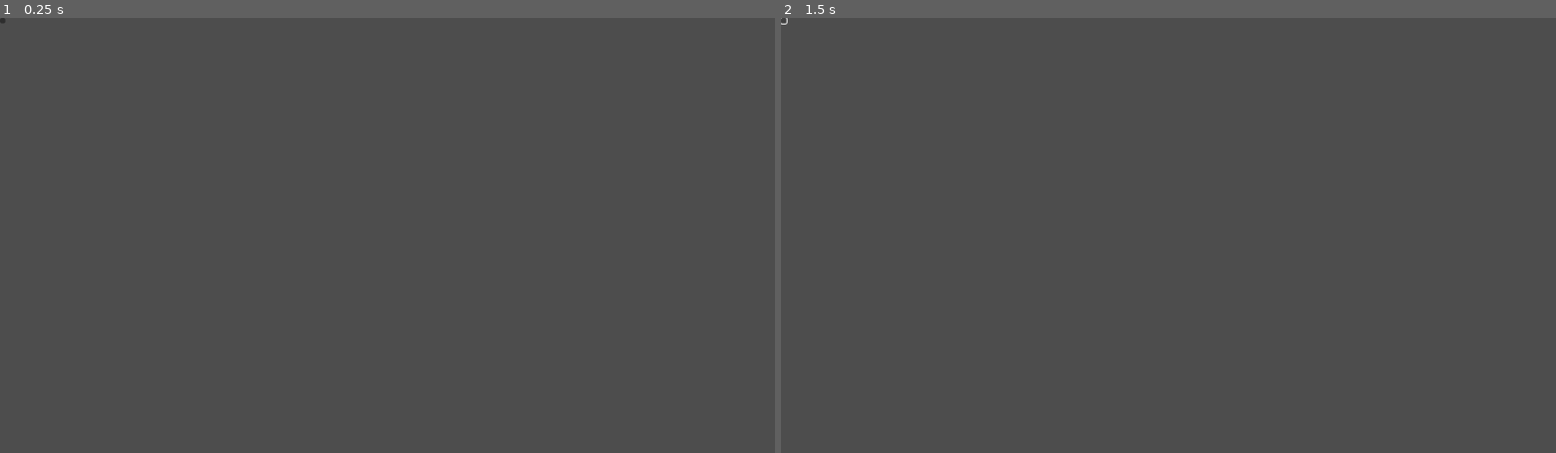
Above: before the commit, frames 1-2 (left to right).
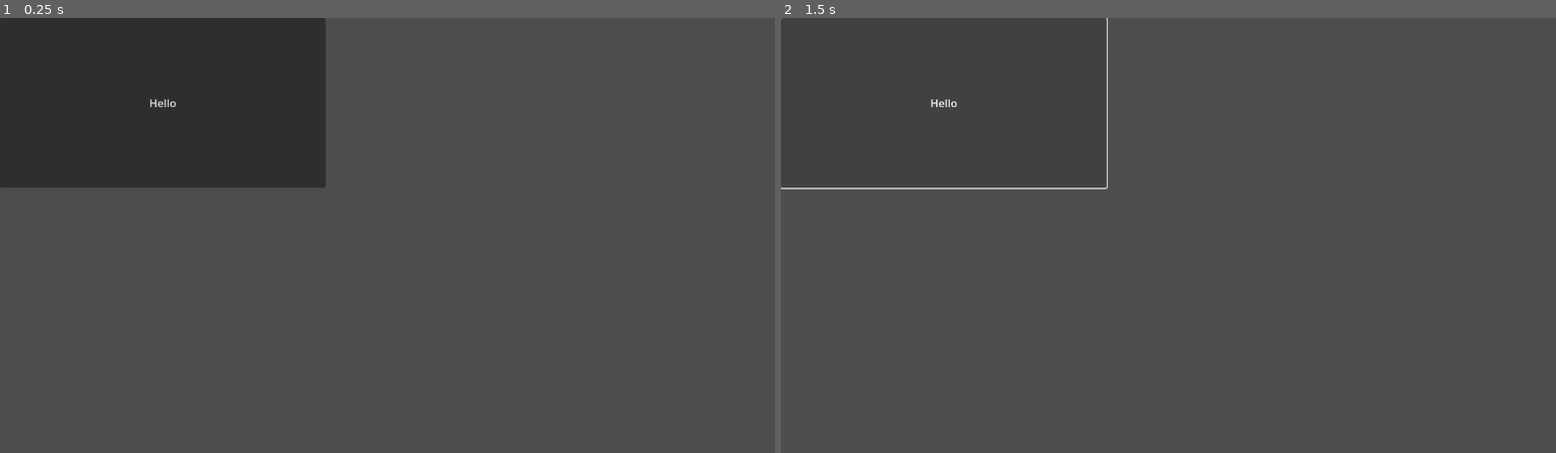
Above: after the commit, the same moments.

Repository: BoopEnthusiast/Reverie-Memory
Game: Godot game, scene res://Main.tscn
Same seed, same stepped clock (60 frames per second), same inputs: the game is played once before the commit and once after it. Before the commit the project has no main scene; this scene is started directly in both runs.
Inputs (mouse positions are in pixels of both pictures, inside the frame that each line leads up to; where the layout moved, square brackets give the same spot in the first picture):
- Up to frame 1 (0.25 s): no input
- Up to frame 2 (1.5 s): click (943, 105) [781, 22] at 0.5 s; click (943, 105) [781, 22] at 1.25 s

The runs differ from the first frame. In frame 1, 16% of the frame differs, in the area x 0-43%, y 0-39%; in frame 2, 0.3%.

Commit message:
Character select

Diff:
--- a/Main.tscn
+++ b/Main.tscn
@@ -10,5 +10,6 @@
 
 [node name="Button" type="Button" parent="."]
 layout_mode = 0
-offset_right = 8.0
-offset_bottom = 8.0
+offset_right = 484.0
+offset_bottom = 253.0
+text = "Hello"
--- /dev/null
+++ b/character_select.tscn
@@ -0,0 +1,48 @@
+[gd_scene load_steps=2 format=3 uid="uid://bmv7ye4alqwea"]
+
+[sub_resource type="GDScript" id="GDScript_xlq8j"]
+script/source = "extends Button
+
+var future_scene = preload(\"res://future.tscn\")
+
+
+func _on_pressed():
+	get_tree().change_scene_to_packed(future_scene)
+
+"
+
+[node name="CharacterSelect" type="Control"]
+layout_mode = 3
+anchors_preset = 15
+anchor_right = 1.0
+anchor_bottom = 1.0
+grow_horizontal = 2
+grow_vertical = 2
+
+[node name="FutureButton" type="Button" parent="."]
+layout_mode = 1
+anchors_preset = 4
+anchor_top = 0.5
+anchor_bottom = 0.5
+offset_left = 250.0
+offset_top = -185.0
+offset_right = 484.0
+offset_bottom = 185.0
+grow_vertical = 2
+script = SubResource("GDScript_xlq8j")
+
+[node name="Button2" type="Button" parent="."]
+layout_mode = 1
+anchors_preset = 6
+anchor_left = 1.0
+anchor_top = 0.5
+anchor_right = 1.0
+anchor_bottom = 0.5
+offset_left = -462.0
+offset_top = -185.0
+offset_right = -228.0
+offset_bottom = 185.0
+grow_horizontal = 0
+grow_vertical = 2
+
+[connection signal="pressed" from="FutureButton" to="FutureButton" method="_on_pressed"]
--- /dev/null
+++ b/future.tscn
@@ -0,0 +1,9 @@
+[gd_scene format=3 uid="uid://dkj63dhupkfyy"]
+
+[node name="Future" type="Control"]
+layout_mode = 3
+anchors_preset = 15
+anchor_right = 1.0
+anchor_bottom = 1.0
+grow_horizontal = 2
+grow_vertical = 2
--- /dev/null
+++ b/past.tscn
@@ -0,0 +1,9 @@
+[gd_scene format=3 uid="uid://byiwg4wsetanr"]
+
+[node name="Past" type="Control"]
+layout_mode = 3
+anchors_preset = 15
+anchor_right = 1.0
+anchor_bottom = 1.0
+grow_horizontal = 2
+grow_vertical = 2
--- a/project.godot
+++ b/project.godot
@@ -11,5 +11,6 @@
 [application]
 
 config/name="Reverie Memory"
+run/main_scene="res://character_select.tscn"
 config/features=PackedStringArray("4.2", "Forward Plus")
 config/icon="res://icon.svg"
